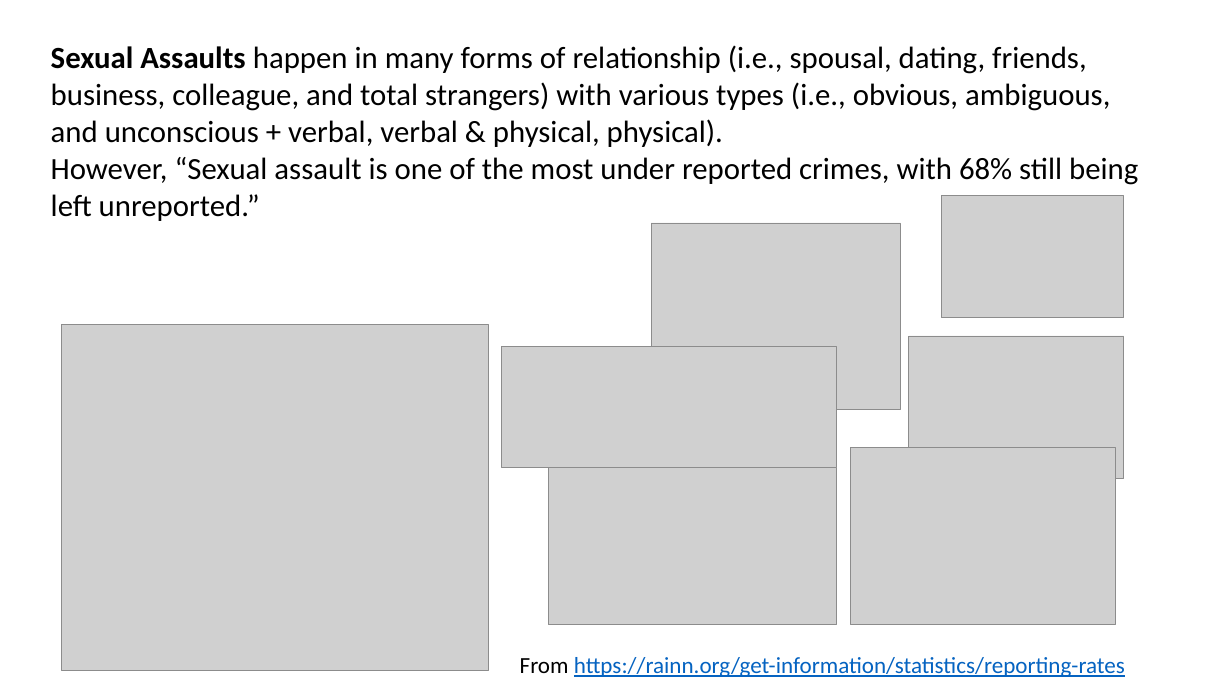
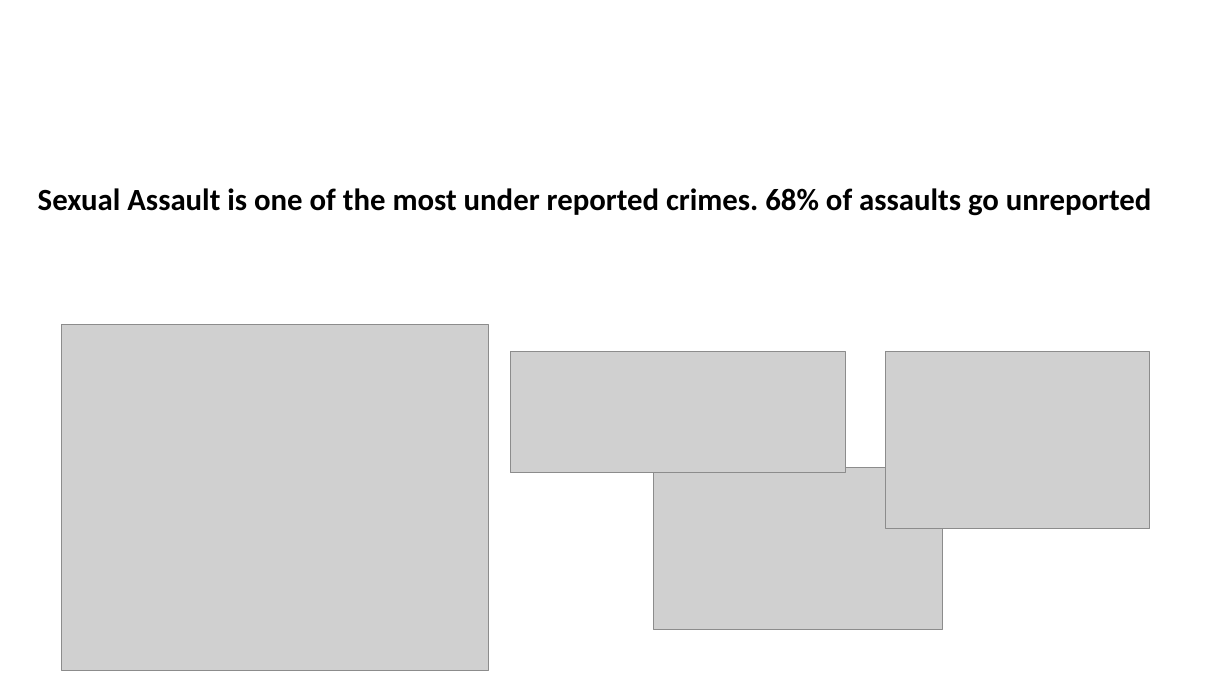
Before and after one commit to dshoemaker/sane-app, a slide deck: slide 1 of CS449/Sane-idea.pptx. Drawn at 1232x693 pixels with LibreOffice and Linux fonts; fonts in the diff are those of the drawing; grey boxes stand for pictures. Boxes give left, top, right and bottom in pixels: in the first picture for what was removed or moved away, otherwise in the second. Text is boxed around its words. In the diff, an @@ line names an element or a change of style, - is before the commit and + after.

```diff
--- a/CS449/Sane-idea.pptx
+++ b/CS449/Sane-idea.pptx
@@ text at (38,188,1151,216): text changed; bold on @@
-Sexual Assaults happen in many forms of relationship (i.e., spousal, dating, friends, business, colleague, and total strangers) with various types (i.e., obvious, ambiguous, and unconscious + verbal, verbal & physical, physical).
-However, “Sexual assault is one of the most under reported crimes, with 68% still being left unreported.”
+Sexual Assault is one of the most under reported crimes. 68% of assaults go unreported
@@ picture removed at (942,196,1125,318) @@
@@ picture removed at (652,223,901,409) @@
@@ picture: place and size @@
-picture at (502,347,836,468)
+picture at (510,351,845,472)
@@ picture: place and size @@
-picture at (851,447,1116,625)
+picture at (885,351,1150,529)
@@ picture removed at (909,336,1125,479) @@
@@ picture: place and size @@
-picture at (548,463,836,625)
+picture at (653,468,942,629)
@@ text removed at (520,657,1125,677) @@
-From https://rainn.org/get-information/statistics/reporting-rates
```
Also in this commit, not shown: 2 other slides changed, 1 slide added.
